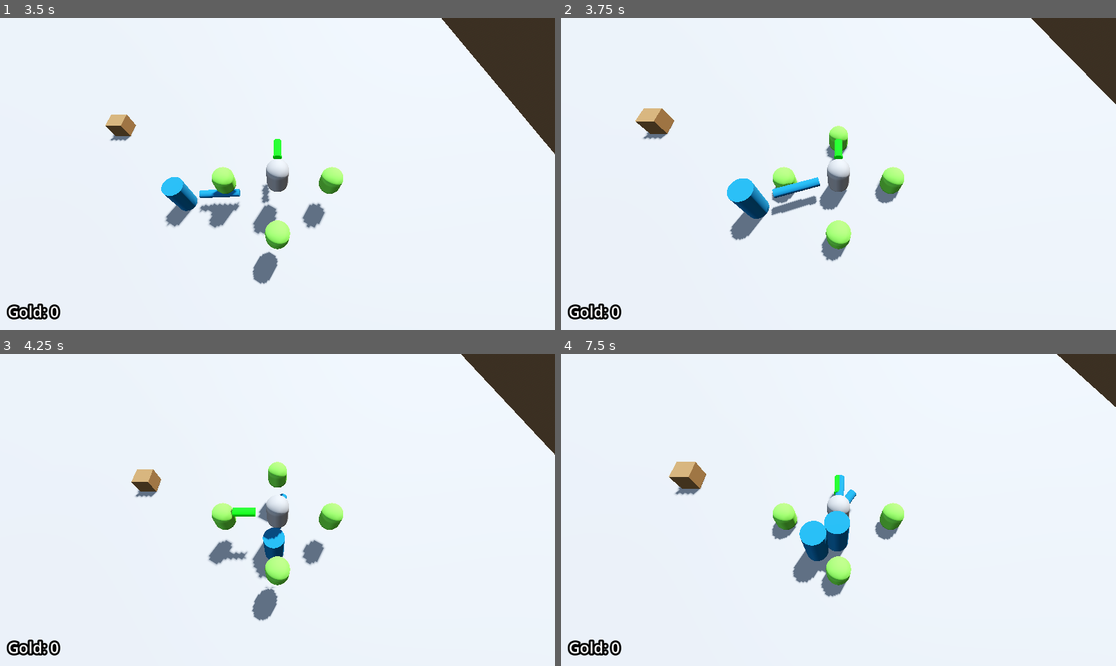
Above: before the commit, frames 1-4 (two rows, left to right).
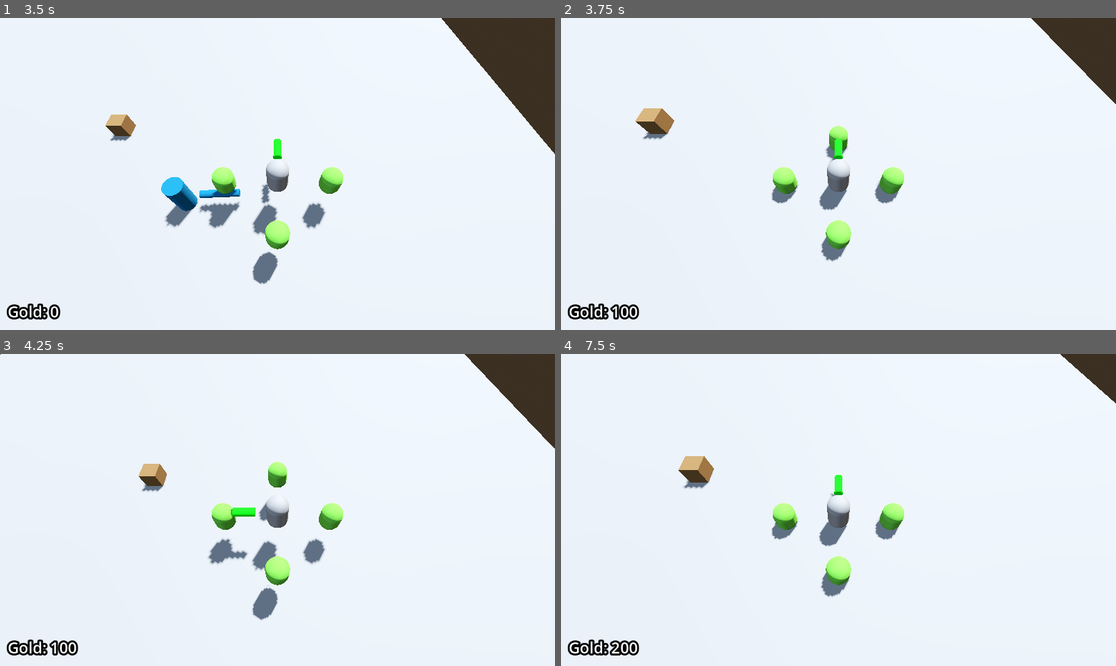
Above: after the commit, the same moments.

Repository: Ra-vanTech/ProjectBoozeArmy
Game: Godot game, scene res://Escena1_BoozeArmy.tscn
Two runs of this game, one before a commit and one after it. Both use one fixed random seed, a clock stepped at 60 frames per second and the inputs below.
Inputs (mouse positions are in pixels of both pictures, inside the frame that each line leads up to):
- Up to frame 1 (3.5 s): tap Enter at 0.5 s; move the mouse to (399, 158) at 0.52 s; hold D (move_right) 0.53-1.28 s; right-click (399, 158) at 0.6 s; tap Space (jump) at 0.77, 1.52, 3.02 s; move the mouse to (166, 189) at 1.27 s; hold S (move_back) 1.28-2.03 s; tap Q at 1.35 s; move the mouse to (333, 105) at 2.02 s; hold D (move_right) 2.03-2.78 s; tap E at 2.1 s; move the mouse to (249, 236) at 2.77 s; hold W (move_forward) from 2.78 s (still down); right-click (249, 236) at 2.85 s
- Up to frame 2 (3.75 s): move the mouse to (1005, 220) at 3.52 s; release W (move_forward) at 3.53 s; hold A (move_left) from 3.53 s (still down); tap Q at 3.6 s
- Up to frame 3 (4.25 s): keep holding A (move_left); tap Space (jump) at 3.77 s
- Up to frame 4 (7.5 s): move the mouse to (672, 463) at 4.27 s; tap E at 4.35, 6.6 s; tap Space (jump) at 4.52, 6.02, 6.77 s; move the mouse to (866, 510) at 5.02 s; release A (move_left) at 5.03 s; hold S (move_back) 5.03-5.78 s; right-click (866, 510) at 5.1 s; move the mouse to (755, 432) at 5.77 s; hold D (move_right) 5.78-6.53 s; tap Q at 5.85 s; move the mouse to (960, 494) at 6.52 s; hold W (move_forward) 6.53-7.28 s; move the mouse to (727, 525) at 7.27 s; hold D (move_right) from 7.28 s (still down); right-click (727, 525) at 7.35 s

Frame 1 is identical in both runs. In frame 2, 1.6% of the frame differs, in the area x 8-47%, y 51-97%; in frame 3, 1.6%; in frame 4, 2.5%, in the area x 8-100%, y 0-97%.
Error in both runs: Invalid access to property or key 'STARTING_HEALTH' on a base object of type 'Node (HealthComponent)'. (res://entities/player/dwarves/scripts/dwarf_system.gd:5…

Commit message:
[feat] Adición de estados del enemigo, incompleto

Diff:
--- a/entities/enemies/non_static/enemy_1/scenes/enemy_1.tscn
+++ b/entities/enemies/non_static/enemy_1/scenes/enemy_1.tscn
@@ -1,10 +1,11 @@
 [gd_scene format=3 uid="uid://cblq8gdlr12ok"]
 
-[ext_resource type="Script" uid="uid://dso7l7had6r40" path="res://entities/enemies/non_static/base/Enemy.gd" id="1_fcrg4"]
+[ext_resource type="Script" uid="uid://cjwk06lnd3o6p" path="res://entities/enemies/non_static/base/Enemy.gd" id="1_fcrg4"]
 [ext_resource type="Script" uid="uid://iin3yxgmowr1" path="res://entities/shared_components/HealthComponent.gd" id="2_ddkwl"]
+[ext_resource type="Script" uid="uid://b6kx01a4fiy0q" path="res://core/managers/state/state_machine.gd" id="2_xg3t2"]
 [ext_resource type="Script" uid="uid://ccuyrq1cbmgww" path="res://entities/shared_components/HitBoxComponent.gd" id="3_xg3t2"]
 [ext_resource type="Script" uid="uid://cet3rr2bu208v" path="res://entities/shared_components/MovementComponent.gd" id="4_ywnua"]
-[ext_resource type="Script" uid="uid://wgphewmxbhop" path="res://entities/enemies/shared/components/SeekingComponent.gd" id="5_ddkwl"]
+[ext_resource type="Script" uid="uid://dqkntqlijjgaq" path="res://entities/enemies/shared/components/SeekingComponent.gd" id="5_ddkwl"]
 
 [sub_resource type="StandardMaterial3D" id="StandardMaterial3D_klafe"]
 albedo_color = Color(0.011437358, 0.39136255, 0.5628932, 1)
@@ -22,6 +23,12 @@
 [node name="Enemy" type="CharacterBody3D" unique_id=1268067690 groups=["enemy"]]
 transform = Transform3D(1, 0, 0, 0, 1, 0, 0, 0, 1, 0, 1, 0)
 script = ExtResource("1_fcrg4")
+health = 10.0
+COINS_DROPPED = 100
+
+[node name="StateMachine" type="Node" parent="." unique_id=955776627]
+script = ExtResource("2_xg3t2")
+metadata/_custom_type_script = "uid://b6kx01a4fiy0q"
 
 [node name="MeshInstance3D" type="MeshInstance3D" parent="." unique_id=1757439371]
 mesh = SubResource("CylinderMesh_sryqm")
--- a/entities/enemies/states/dead.gd
+++ /dev/null
@@ -1 +0,0 @@
-extends State
--- /dev/null
+++ b/entities/enemies/states/enemy_attacking.gd
@@ -0,0 +1,2 @@
+class_name EnemyAttackingState
+extends State
--- /dev/null
+++ b/entities/enemies/states/enemy_dead.gd
@@ -0,0 +1,2 @@
+class_name EnemyDeadState
+extends State
--- /dev/null
+++ b/entities/enemies/states/enemy_idle.gd
@@ -0,0 +1,2 @@
+class_name EnemyIdleState
+extends State
--- a/entities/enemies/states/shooting.gd
+++ /dev/null
@@ -1 +0,0 @@
-extends State
Renamed: entities/enemies/shared/EnemyBase.gd -> core/bases/EnemyBase.gd
